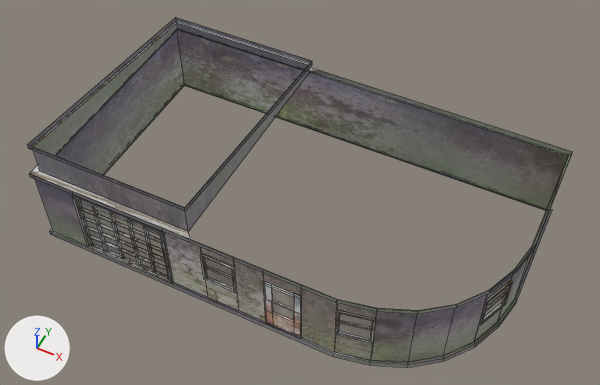
The FBX model TrashSoup/TrashSoup/TrashSoupContent/Models/Enviro/GasStation/GasStation.FBX, before and after one commit.
One viewpoint serves both versions: a 50 mm lens placed at (0.0245, -0.05, 0.0769), pointed at (0.0, -0.0009, 0.0155). The lights are fixed; the arrows at lower left show +X, +Y and +Z. Mesh edges are drawn as thin lines. Where no turn or scale is listed for an object, it has been applied to the vertices. Vertices at the same position are counted once.

Names of what the first picture shows: 'Gas_Station'.
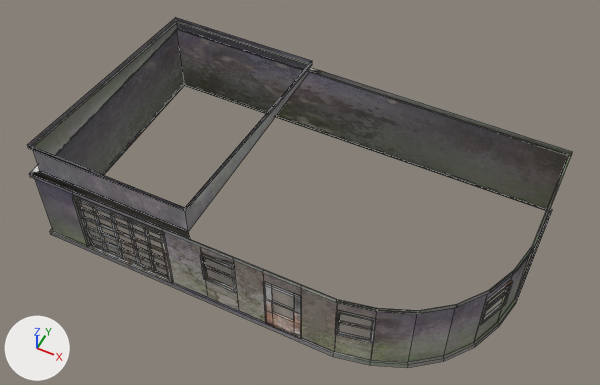
The newer file is also turned or shifted as a whole; pictures and numbers use the older file's frame.

Where the change shows, as pixel boxes [x1, y1, x2, y2] in the pictures (600 x 385 px; the box of a moved part takes in the faces that stretch with it):
part 1 of me_mesh, moved or reshaped
    before: [50, 160, 567, 362]
    after: [50, 160, 567, 363]

What changed in the scene script:
```text
Change me_mesh:
    used by ob_gas_station; location = (0.0, 0.0, 0.01621)
    remove me_mesh.from_pydata(...)  # 601 vertices, 448 faces; spans x -0.0228..0.0228, y -0.013..0.013, z -0.0064..0.0064
    add me_mesh.from_pydata(...)  # 594 vertices, 448 faces; spans x -0.0228..0.0228, y -0.013..0.013, z -0.0064..0.0064
    me_mesh part 1
    7 vertices are removed from x 0.0095..0.0225, y -0.0128..0.0003, z -0.006..-0.0059
    11 faces are deleted
    11 new faces join them
    me_mesh part 2: the surface is now shaded smooth
```
